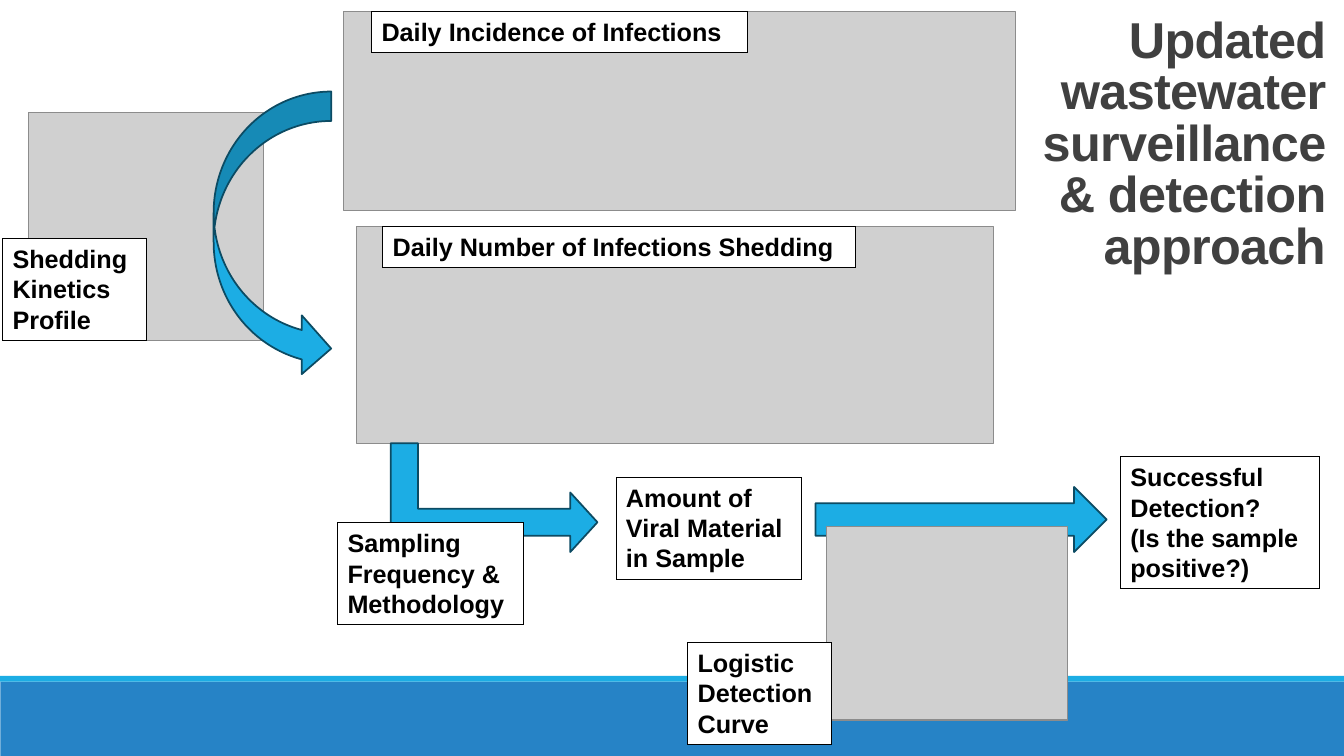
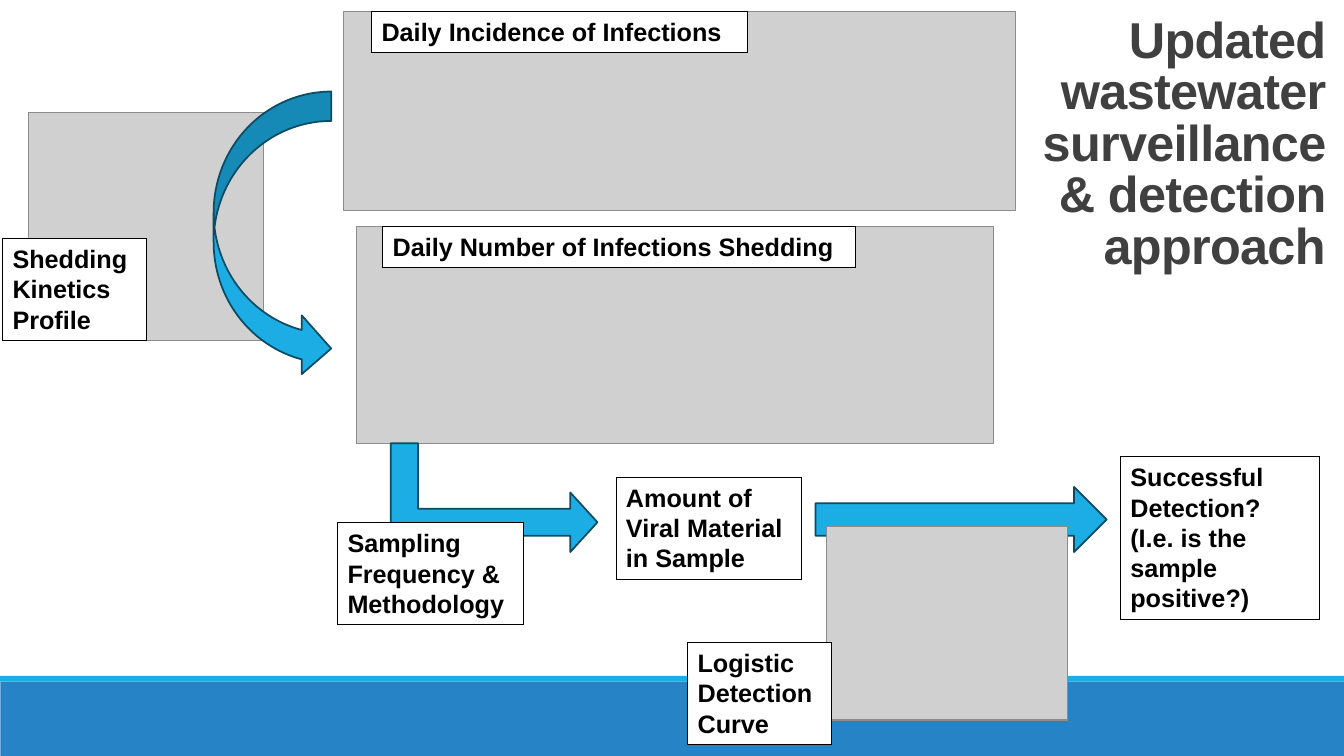
Before and after one commit to mrc-ide/wastewatchR, a slide deck: slide 5 of inst/presentations/CWhittaker_WASPP_YogKickoffModellingMeetingSlides_22ndJan25.pptx. Drawn at 1344x756 pixels with LibreOffice and Linux fonts; fonts in the diff are those of the drawing; grey boxes stand for pictures; background and template pictures are left out. Boxes give left, top, right and bottom in pixels: in the first picture for what was removed or moved away, otherwise in the second. Text is boxed around its words. In the diff, an @@ line names an element or a change of style, - is before the commit and + after.

```diff
--- a/inst/presentations/CWhittaker_WASPP_YogKickoffModellingMeetingSlides_22ndJan25.pptx
+++ b/inst/presentations/CWhittaker_WASPP_YogKickoffModellingMeetingSlides_22ndJan25.pptx
@@ rectangle "Successful Detection?": place and size @@
-rectangle "Successful Detection?" at bbox=[1121, 457, 1321, 589]
+rectangle "Successful Detection?" at bbox=[1121, 457, 1321, 620]
@@ text in rectangle at bbox=[1130, 528, 1249, 613]: text changed @@
-(Is the sample positive?)
+(I.e. is the sample positive?)
```
Also in this commit, not shown: 2 other slides changed, 1 slide added, 1 slide removed, 3 other files.
